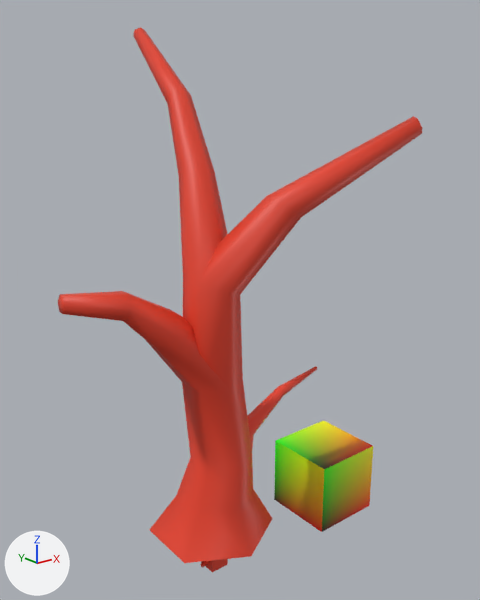
A saved change to the Blender file Phoenix.blend.
Before and after are seen from a 50 mm camera at (-2.17, -2.99, 2.69) aimed at (0.19, -0.03, 1.51). Arrows for +X, +Y and +Z are at lower left; the lights stay in place.

Script lines for the objects in view, before the commit:
```python
me_circle_006 = bpy.data.meshes.new('Circle.006')
me_circle_006.from_pydata(...)  # 100 vertices, 114 faces; spans x -0.94..0.8, y -0.83..0.71, z 0.0..3.05
me_circle_006.polygons.foreach_set('use_smooth', [True] * 114)
me_circle_006.materials.append(mat_material)  # red #e7412a
me_cube_008 = bpy.data.meshes.new('Cube.008')
me_cube_008.from_pydata(...)  # a box spanning x -0.25..0.25, y -0.25..0.25, z -0.25..0.25
me_cube_008.materials.append(mat_material_003)
me_cube_011 = bpy.data.meshes.new('Cube.011')
me_cube_011.from_pydata(...)  # 34 vertices, 24 faces; spans x -0.101..0.079, y -0.079..0.079, z -0.291..-0.001
# faces by material slot: [22, 2]
me_cube_011.materials.append(mat_material)  # red #e7412a
me_cube_011.materials.append(mat_material_001)  # white #e7e7e7
ob_birdhouse = bpy.data.objects.new('Birdhouse', me_cube_011)
ob_birdhouse.location = (0.0, 0.0, 0.0)
ob_boxsmall = bpy.data.objects.new('boxSmall', me_cube_008)
ob_boxsmall.location = (1.0, 0.0, 0.0)
ob_tree = bpy.data.objects.new('Tree', me_circle_006)
ob_tree.location = (0.0, 0.0, 0.0)
```
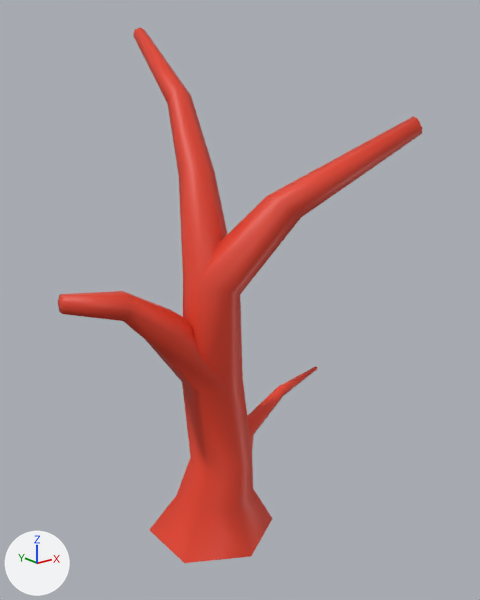
What the commit changed:
Object 'boxSmall' (ob_boxsmall) is now hidden.
Object 'Birdhouse' (ob_birdhouse) is now hidden.

What differs and where, as boxes (x1, y1, x2, y2) in the pictures (480 x 600 px):
'boxSmall', hidden
    before: (274, 421, 373, 532)
'Birdhouse', hidden
    before: (201, 559, 228, 572)
